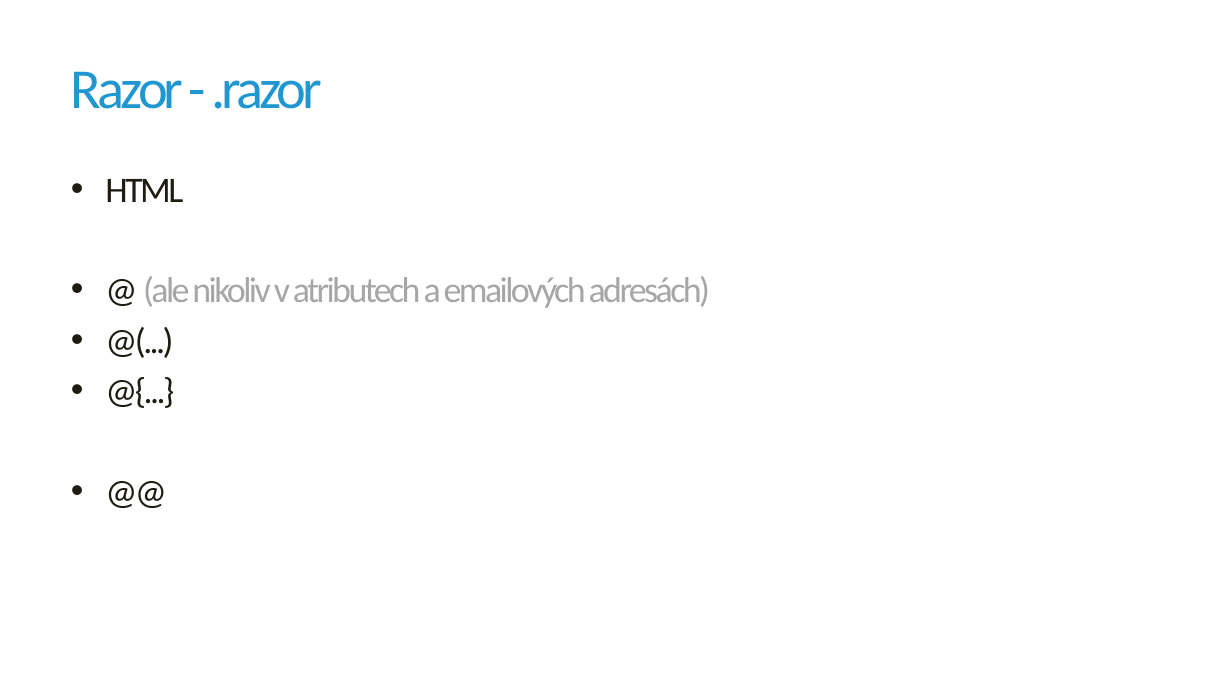
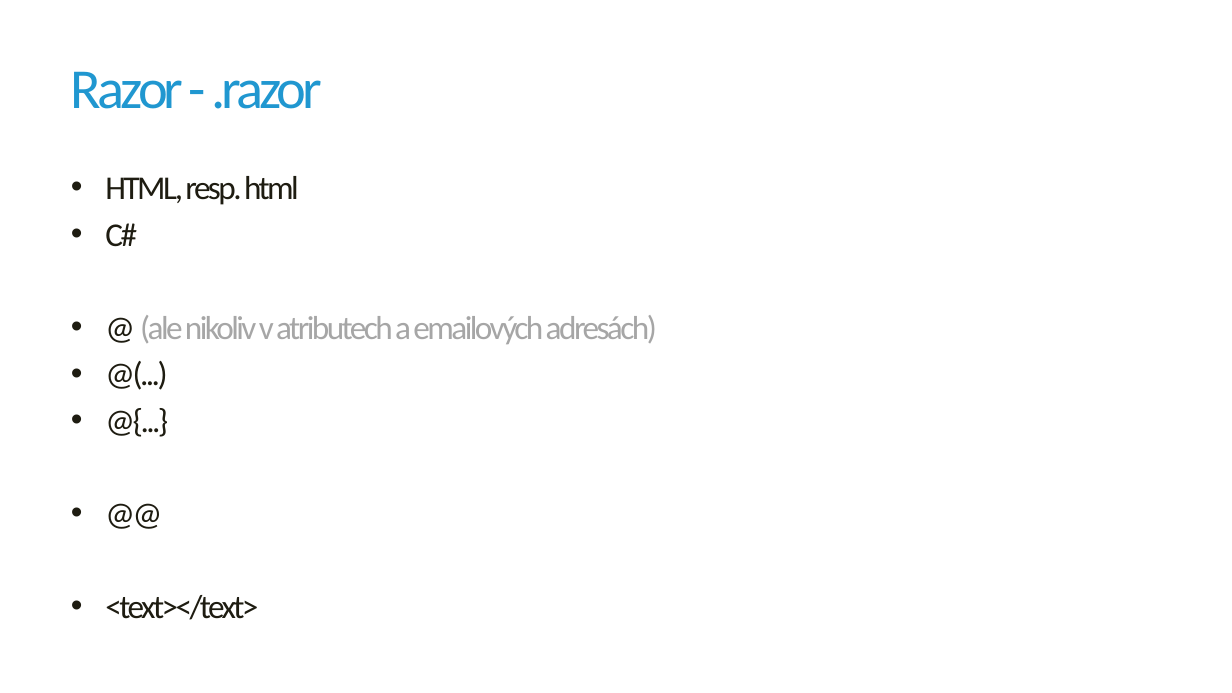
Before and after one commit to jirikanda/BlazorDemos, a slide deck: slide 4 of Presentation/02 - Blazor - Komponenty.pptx. Drawn at 1232x693 pixels with LibreOffice and Linux fonts; fonts in the diff are those of the drawing; background and template pictures are left out. Boxes give left, top, right and bottom in pixels: in the first picture for what was removed or moved away, otherwise in the second. Text is boxed around its words. In the diff, an @@ line names an element or a change of style, - is before the commit and + after.

```diff
--- a/Presentation/02 - Blazor - Komponenty.pptx
+++ b/Presentation/02 - Blazor - Komponenty.pptx
@@ text at (105, 176, 299, 247): text changed; size 28 to 25.9 pt @@
-• HTML
+• HTML, resp. html
+• C#
@@ text at (140, 315, 657, 344): size 28 to 25.9 pt in "@ (ale nikoliv v atributech a emailových ...", "@(...)", "@{...}", "@@" @@
@@ text at (105, 595, 258, 620): paragraph added @@
+• <text></text>
```
Also in this commit, not shown: 2 other slides changed, 53 other files.
